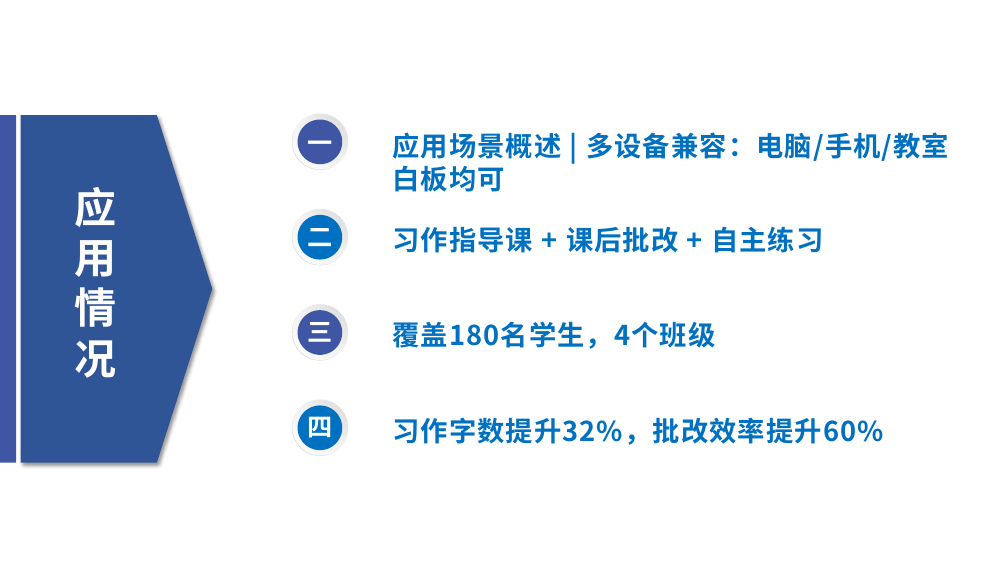
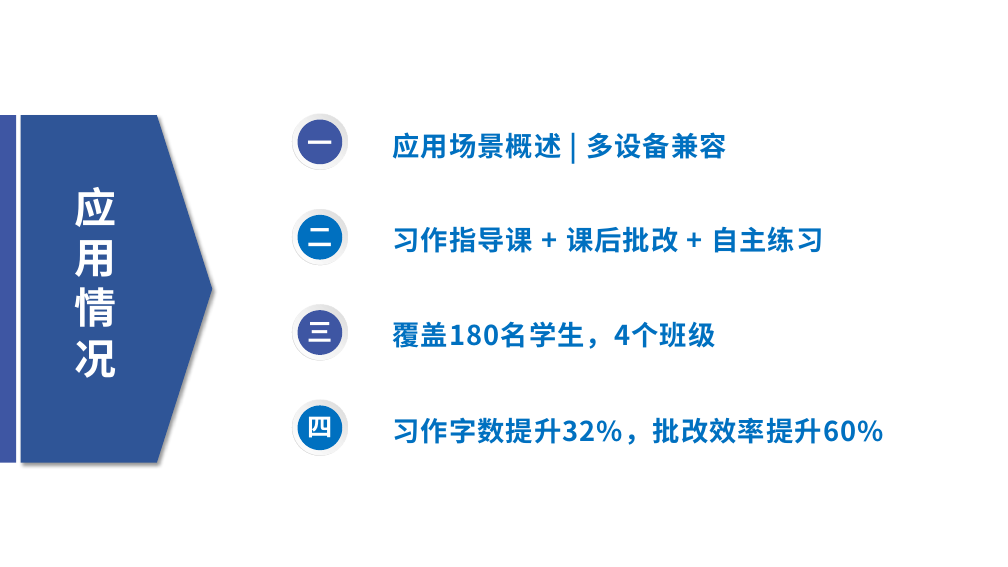
Before and after one commit to 707978439-cpu/animal-writing-assistant, a slide deck: slide 6 of 演示视频PPT.pptx. Drawn at 1008x567 pixels with LibreOffice and Linux fonts; fonts in the diff are those of the drawing; background and template pictures are left out. Boxes give left, top, right and bottom in pixels: in the first picture for what was removed or moved away, otherwise in the second. Text is boxed around its words. In the diff, an @@ line names an element or a change of style, - is before the commit and + after.

Commit message:
PPT: text-only update, multi-device info, no images

```diff
--- a/演示视频PPT.pptx
+++ b/演示视频PPT.pptx
@@ text at [392, 132, 727, 159]: text changed @@
-应用场景概述 | 多设备兼容：电脑/手机/教室白板均可
+应用场景概述 | 多设备兼容
```
Also in this commit, not shown: 1 other slide changed, 4 other files.
